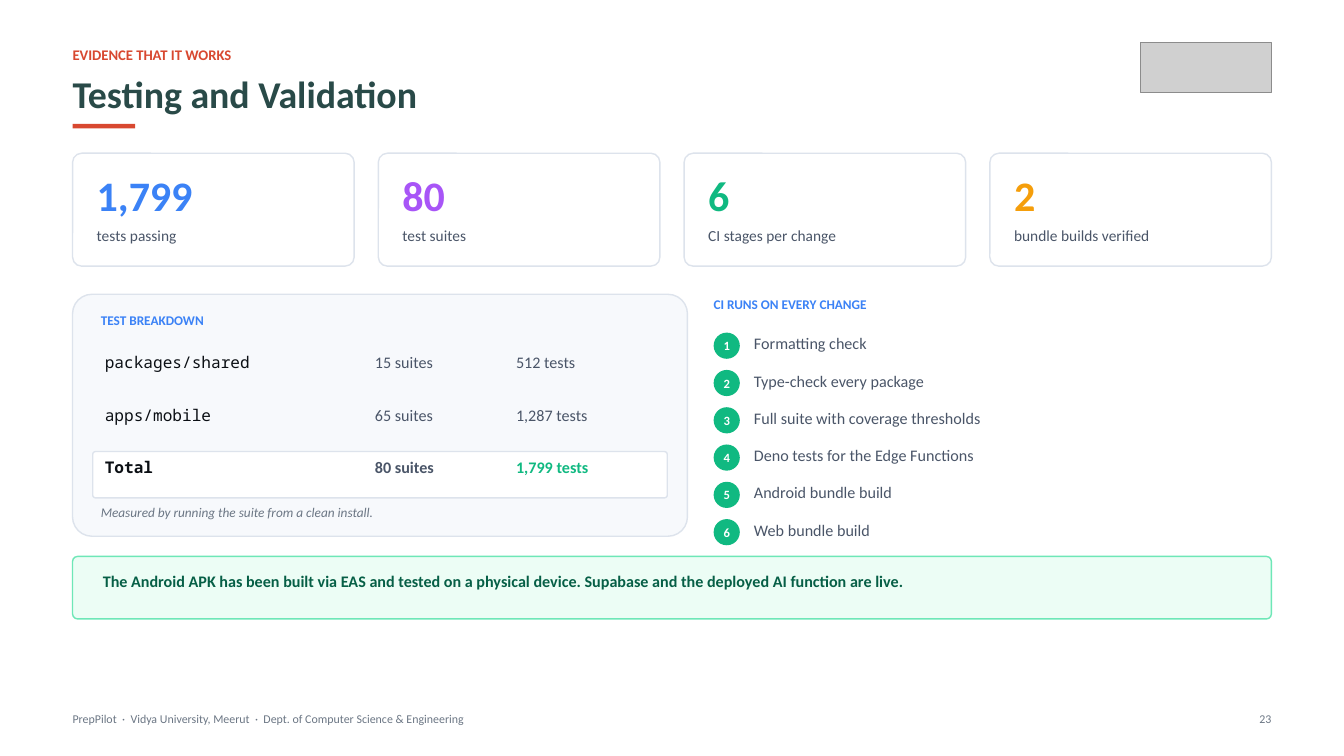
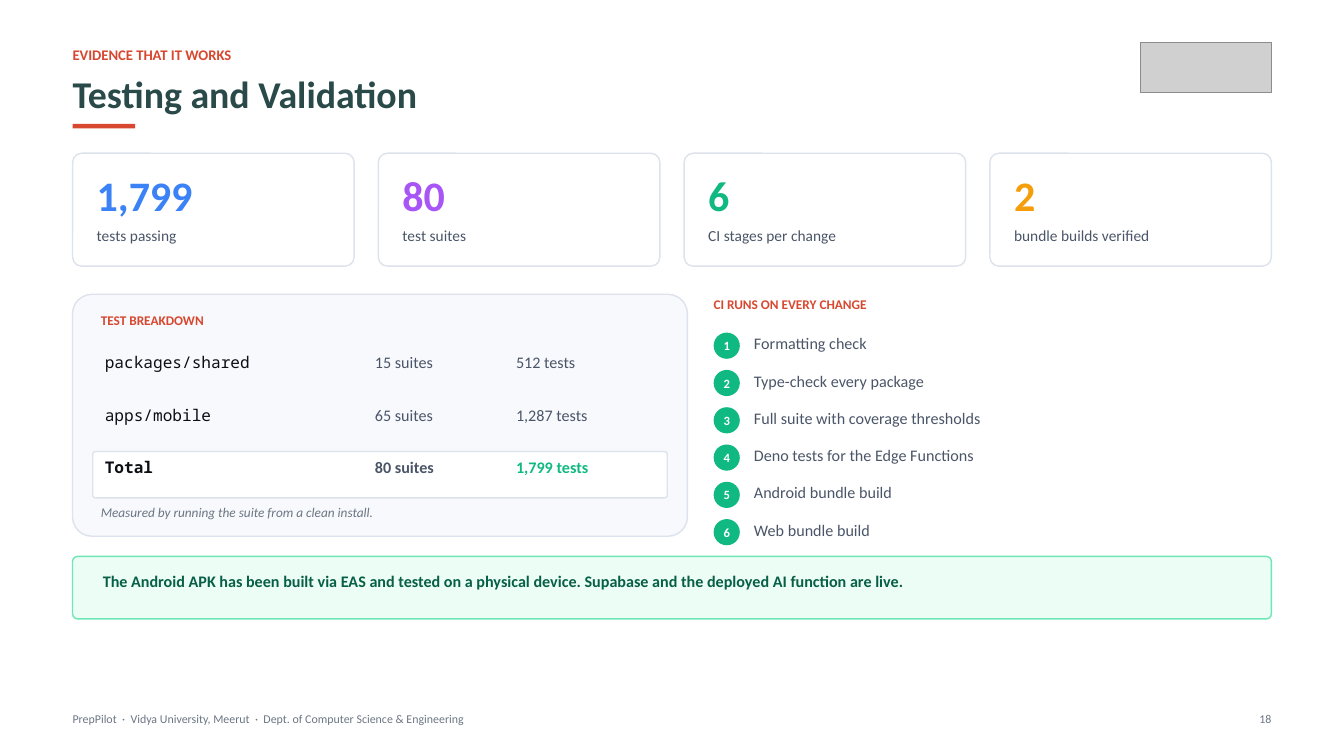
Before and after one commit to Archiit-jain/preppilot, a slide deck: slide 18 of docs/PrepPilot_First_Project_Presentation.pptx (slide 23 before the commit). Drawn at 1344x756 pixels with LibreOffice and Linux fonts; fonts in the diff are those of the drawing; grey boxes stand for pictures. Boxes give left, top, right and bottom in pixels: in the first picture for what was removed or moved away, otherwise in the second. Text is boxed around its words. In the diff, an @@ line names an element or a change of style, - is before the commit and + after.

```diff
--- a/docs/PrepPilot_First_Project_Presentation.pptx
+++ b/docs/PrepPilot_First_Project_Presentation.pptx
@@ text "CI RUNS ON EVERY CHANGE" at (x1=714, y1=300, x2=867, y2=309): text colour #3B82F6 to #D84830 @@
@@ text "TEST BREAKDOWN" at (x1=101, y1=316, x2=203, y2=325): text colour #3B82F6 to #D84830 @@
@@ text at (x1=1259, y1=715, x2=1271, y2=723): text changed @@
-23
+18
```
Also in this commit, not shown: 17 other slides changed, 1 slide added, 10 slides removed, 6 other files.
